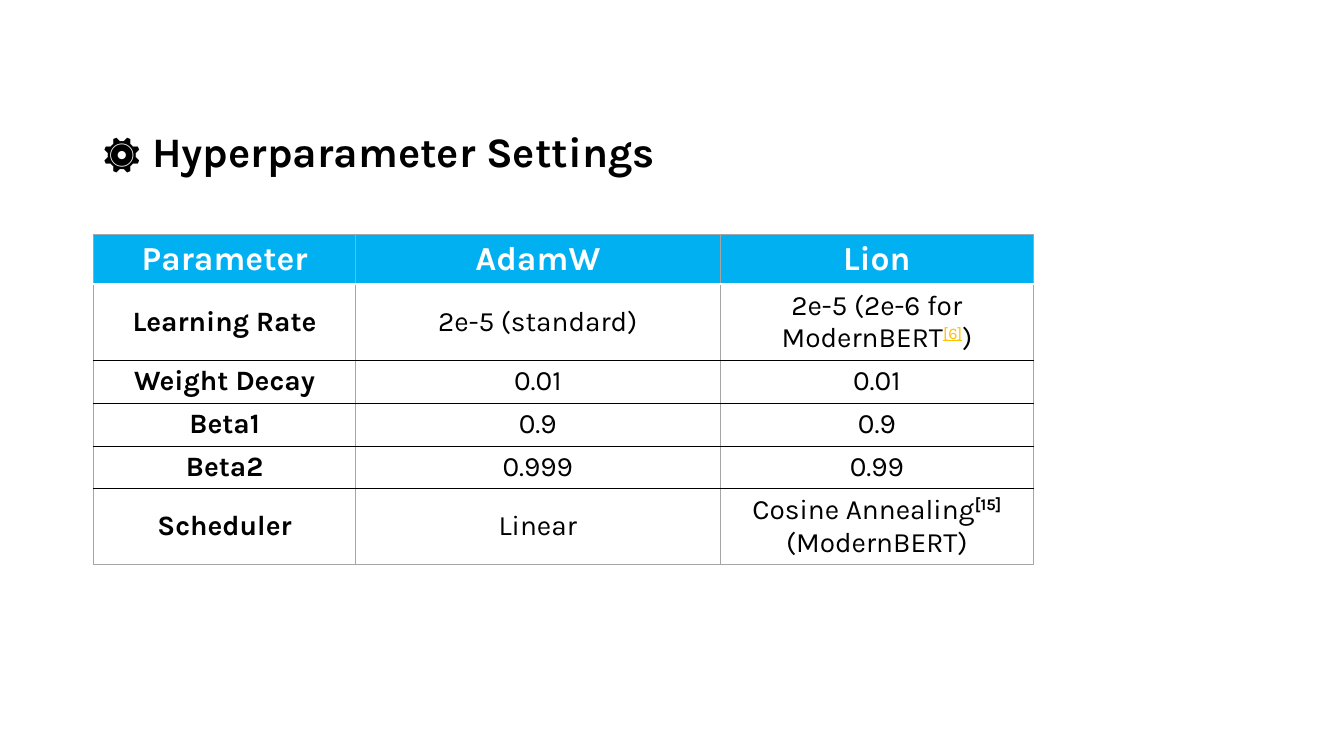
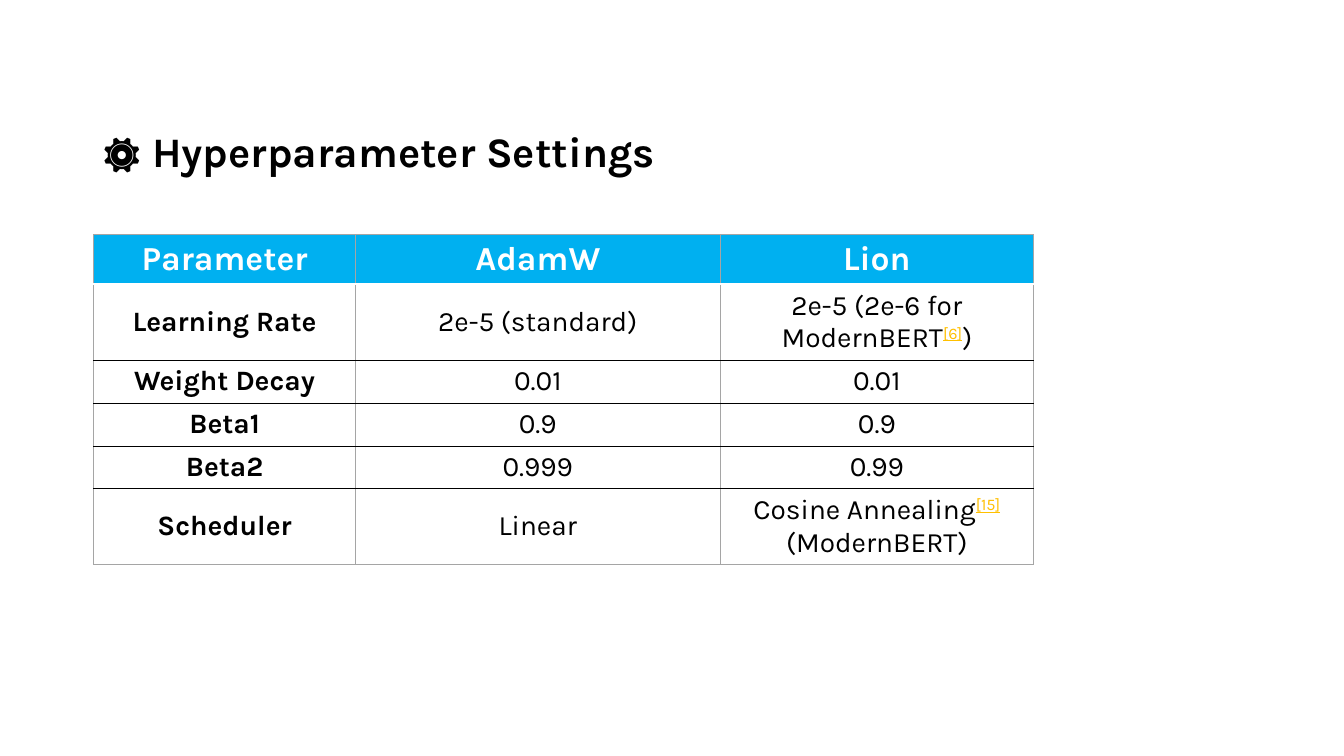
Before and after one commit to skfrost19/cross-encoder-modal, a slide deck: slide 15 of cross_encoder/thesis/Thesis_presentation.pptx. Drawn at 1344x756 pixels with LibreOffice and Linux fonts; fonts in the diff are those of the drawing. Boxes give left, top, right and bottom in pixels: in the first picture for what was removed or moved away, otherwise in the second. Text is boxed around its words. In the diff, an @@ line names an element or a change of style, - is before the commit and + after.

```diff
--- a/cross_encoder/thesis/Thesis_presentation.pptx
+++ b/cross_encoder/thesis/Thesis_presentation.pptx
@@ table at [94,235,1033,571] @@
@@ text colour #000000 to #FFC000, bold off, underline on in "Annealing[15]" @@
```
Also in this commit, not shown: 1 other slide changed, 1 other file.
